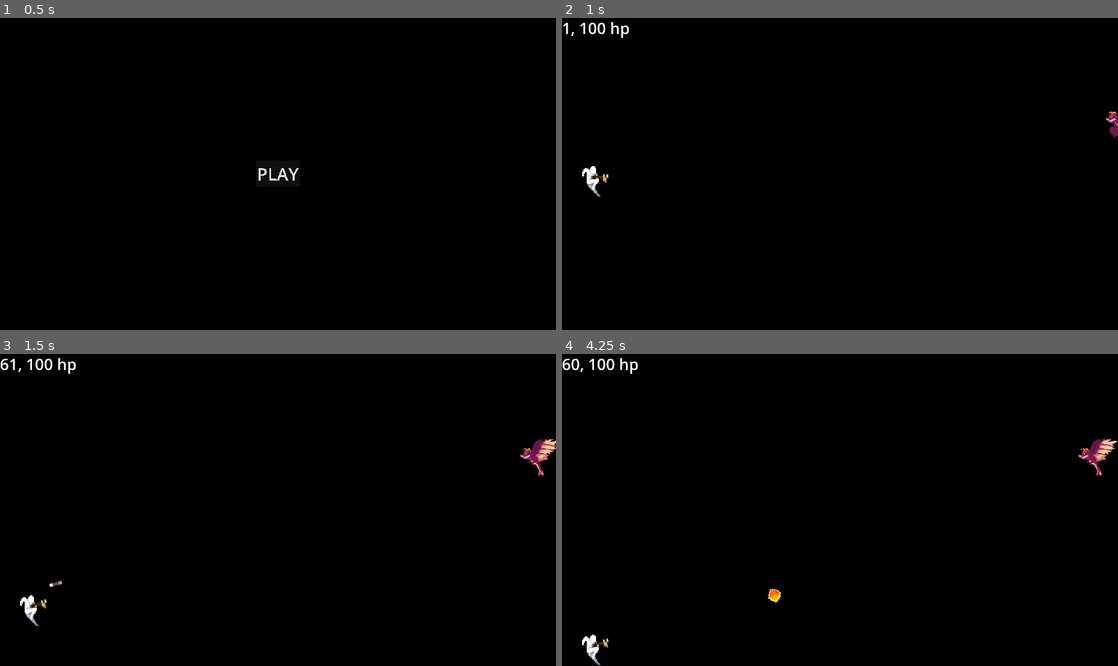
Above: before the commit, frames 1-4 (two rows, left to right).
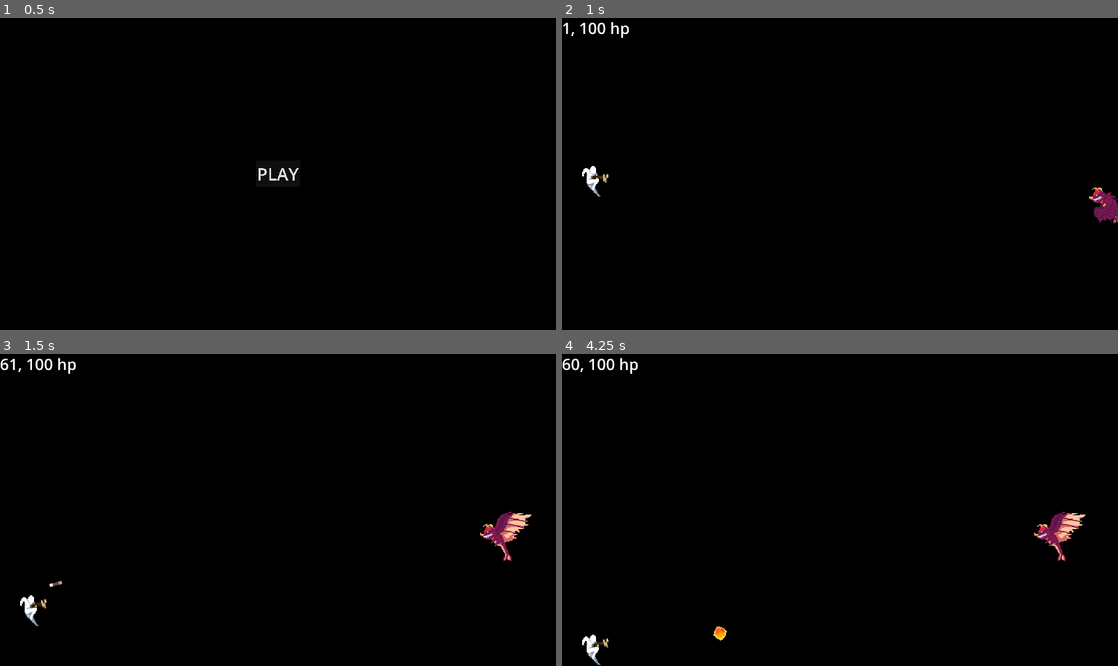
Above: after the commit, the same moments.

Repository: 0-Vanes-0/runner
Game: Godot game, scene res://src/scenes/main_menu.tscn
Same seed, same stepped clock (60 frames per second), same inputs: the game is played once before the commit and once after it.
Inputs (mouse positions are in pixels of both pictures, inside the frame that each line leads up to):
- Up to frame 1 (0.5 s): no input
- Up to frame 2 (1 s): click "PLAY" at 0.5 s
- Up to frame 3 (1.5 s): tap Enter at 1.25 s; move the mouse to (400, 494) at 1.27 s; hold W (jump_up) from 1.28 s (still down); tap D (dodge) at 1.35 s; click (400, 494) at 1.42 s
- Up to frame 4 (4.25 s): release W (jump_up) at 2 s; drag from (728, 525) to (589, 647) at 2.02 s; move the mouse to (895, 441) at 2.77 s; hold S (jump_down) 2.78-3.5 s; tap D (dodge) at 2.85 s; tap W (jump_up) at 3.05 s; tap Space at 3.5 s; drag from (812, 572) to (1090, 460) at 3.52 s

Frame 1 is identical in both runs. In frame 2, 0.5% of the frame differs, in the area x 94-100%, y 29-66%; in frame 3, 0.9%; in frame 4, 1.1%, in the area x 27-100%, y 27-93%.

Commit message:
Added GoAwayEnemyState
• Now alive enemies fly away when reach end of level
• Changed enemies spawn positions

Diff:
--- a/assets/game_recources/enemies/dragon.tscn
+++ b/assets/game_recources/enemies/dragon.tscn
@@ -25,6 +25,7 @@
 [ext_resource type="Script" path="res://src/gameplay/state_machine/enemy/start_enemy_state.gd" id="22_4s2p1"]
 [ext_resource type="Script" path="res://src/gameplay/state_machine/enemy/idle_shoot_enemy_state.gd" id="23_ygvda"]
 [ext_resource type="Script" path="res://src/gameplay/state_machine/enemy/dead_enemy_state.gd" id="24_lctud"]
+[ext_resource type="Script" path="res://src/gameplay/state_machine/enemy/go_away_enemy_state.gd" id="25_aaejf"]
 
 [sub_resource type="SpriteFrames" id="SpriteFrames_y2qj8"]
 animations = [{
@@ -104,7 +105,7 @@
 
 [node name="Dragon" type="Node2D"]
 script = ExtResource("1_kkofi")
-size_y_percent = 15.0
+size_y_percent = 20.0
 weapon_resource = ExtResource("2_ygfbs")
 
 [node name="AnimatedSprite2D" type="AnimatedSprite2D" parent="."]
@@ -133,7 +134,11 @@
 
 [node name="IdleShootEnemyState" type="Node" parent="StateMachine"]
 script = ExtResource("23_ygvda")
-connections_paths = Array[NodePath]([NodePath("."), NodePath("../DeadEnemyState")])
+connections_paths = Array[NodePath]([NodePath("."), NodePath("../GoAwayEnemyState"), NodePath("../DeadEnemyState")])
+
+[node name="GoAwayEnemyState" type="Node" parent="StateMachine"]
+script = ExtResource("25_aaejf")
+connections_paths = Array[NodePath]([NodePath("../DeadEnemyState")])
 
 [node name="DeadEnemyState" type="Node" parent="StateMachine"]
 script = ExtResource("24_lctud")
--- a/src/gameplay/enemies/enemy.gd
+++ b/src/gameplay/enemies/enemy.gd
@@ -6,6 +6,7 @@
 @export var weapon_resource: WeaponResource # todo: Array of Weapons, pick random when spawn
 var weapon: Weapon
 var battle_states: Array[EnemyState]
+var state_go_away: GoAwayEnemyState
 var state_dead: DeadEnemyState
 
 @onready var sprite := $AnimatedSprite2D as AnimatedSprite2D
@@ -37,6 +38,8 @@
 		if state is EnemyState:
 			if state is DeadEnemyState:
 				state_dead = state
+			elif state is GoAwayEnemyState:
+				state_go_away = state
 			elif not state is StartEnemyState:
 				battle_states.append(state as EnemyState)
 
--- a/src/gameplay/enviroment/segments/segment.gd
+++ b/src/gameplay/enviroment/segments/segment.gd
@@ -3,11 +3,10 @@
 
 
 func _ready() -> void:
-	var height := Global.screen_height
-	self.position.y = height
-	var platform_h := Platform.SIZE.y
+	self.position.y = Global.screen_height
+	var platform_h := Global.PLATFORM_H
+	var gap := Global.floors_gap
 
-	var gap: float = (height - platform_h) / Global.MAX_FLOORS
 	$Floor1.position.y = - platform_h
 	$Floor2.position.y = - platform_h - 1 * gap
 	$Floor3.position.y = - platform_h - 2 * gap
--- a/src/gameplay/gunplay/weapons/weapon.gd
+++ b/src/gameplay/gunplay/weapons/weapon.gd
@@ -43,7 +43,6 @@
 		var angle: float = deg_to_rad(randf_range(-spread_angle / 2, spread_angle / 2))
 		var spreaded_target_position: Vector2 = (target_position - start_position).rotated(angle)
 		_spawn_entity(weapon_resource.shoot_entity_resource, weapon_owner, start_position, start_position + spreaded_target_position)
-		print_debug(target_position.rotated(angle))
 		self.look_at(target_position)
 		shoot_timer = 0
 
--- /dev/null
+++ b/src/gameplay/state_machine/enemy/go_away_enemy_state.gd
@@ -0,0 +1,22 @@
+class_name GoAwayEnemyState
+extends EnemyState
+
+const ANIM := "default"
+
+
+func enter():
+	super.enter()
+	enemy.sprite.play(ANIM)
+	var tween := create_tween()
+	tween.tween_property(
+		enemy,
+		"position:x",
+		-enemy.get_game_size().x,
+		1.0
+	).set_trans(Tween.TRANS_BACK).set_ease(Tween.EASE_IN)
+	tween.tween_callback(enemy.queue_free)
+
+
+func update(delta: float):
+	if not enemy.sprite.is_playing():
+		enemy.sprite.play()
--- a/src/gameplay/state_machine/enemy/idle_shoot_enemy_state.gd
+++ b/src/gameplay/state_machine/enemy/idle_shoot_enemy_state.gd
@@ -15,4 +15,4 @@
 
 func update(delta: float):
 	if not enemy.sprite.is_playing():
-		enemy.sprite.play(ANIM)
+		enemy.sprite.play()
--- a/src/gameplay/state_machine/enemy/start_enemy_state.gd
+++ b/src/gameplay/state_machine/enemy/start_enemy_state.gd
@@ -9,14 +9,14 @@
 func enter():
 	super.enter()
 	enemy.position.x = Global.screen_width + enemy.get_game_size().x / 2
-	enemy.position.y = randf_range(enemy.get_game_size().y / 2, Global.screen_height - enemy.get_game_size().y / 2)
+	enemy.position.y = Global.enemy_spawn_spots[randi_range(0, 3)]
 	enemy.sprite.play(ANIM)
 
 	var tween := get_tree().create_tween()
 	tween.tween_property(
 		enemy,
-		"position",
-		Vector2(Global.screen_width - enemy.get_game_size().x / 2, enemy.position.y),
+		"position:x",
+		Global.screen_width - enemy.get_game_size().x,
 		ENTER_TIME
 	).set_ease(Tween.EASE_IN)
 
--- a/src/gameplay/state_machine/state_machine.gd
+++ b/src/gameplay/state_machine/state_machine.gd
@@ -47,6 +47,8 @@
 		state.enter()
 		transitioned.emit(state.name)
 		_add_to_history(state)
+	else:
+		_print_transition_conditions(target_state)
 
 
 func get_prevoius_state(state: State) -> State:
--- a/src/scenes/game_level_handler.gd
+++ b/src/scenes/game_level_handler.gd
@@ -60,10 +60,10 @@
 
 func _on_level_complete():
 	show_reset_button()
-	player.state_machine.transition_to(player.state_end_level) # player.state_level_complete
+	player.state_machine.transition_to(player.state_end_level)
 	for enemy in enemies.get_children():
 		if enemy is Enemy:
-			enemy.state_machine.transition_to(enemy.state_dead)
+			enemy.state_machine.transition_to(enemy.state_go_away)
 
 
 func _on_reset_pressed():
--- a/src/singletons/Global.gd
+++ b/src/singletons/Global.gd
@@ -14,6 +14,10 @@
 }
 const MAX_FLOORS := 4
 const JUMP_DOWN_DISABLE_TIME := 0.1
+const PLATFORM_H := Platform.SIZE.y
+var floors_gap: float
+var enemy_spawn_spots: Array[float]
+
 var screen_width: int; var screen_height: int; var ratio := ":"
 
 
@@ -25,6 +29,12 @@
 	print_debug("\t", "screen_width=", screen_width, ", screen_height=", screen_height, ", ratio=", ratio)
 
 	Preloader.error.connect(_on_preloader_error)
+
+	floors_gap = (screen_height - PLATFORM_H) / Global.MAX_FLOORS
+	enemy_spawn_spots.append(floors_gap * 0.5)
+	enemy_spawn_spots.append(floors_gap * 1.5)
+	enemy_spawn_spots.append(floors_gap * 2.5)
+	enemy_spawn_spots.append(floors_gap * 3.5)
 
 	RenderingServer.set_default_clear_color(Color(0, 0, 0))
 
Not shown: 1 places in assets/game_recources/enemies/dragon.tscn that only renumber resources
Not shown, changed: todo.txt
